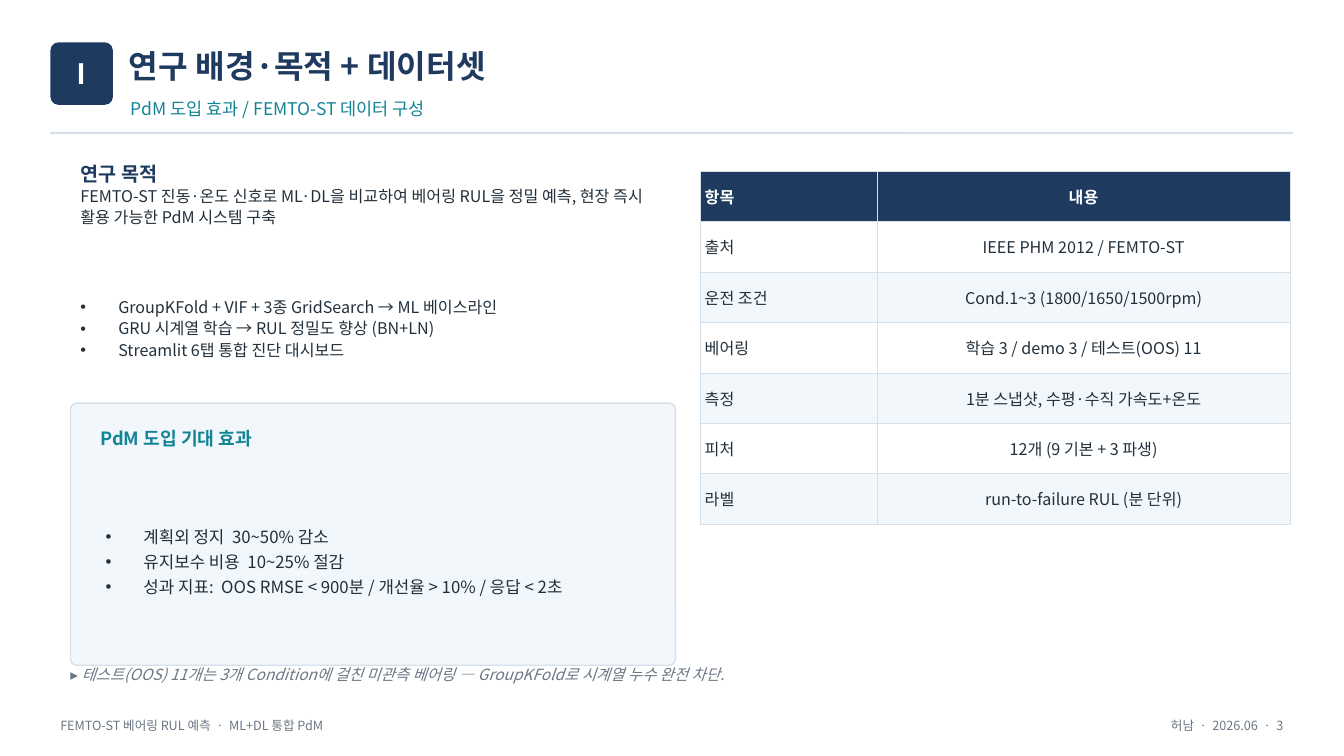
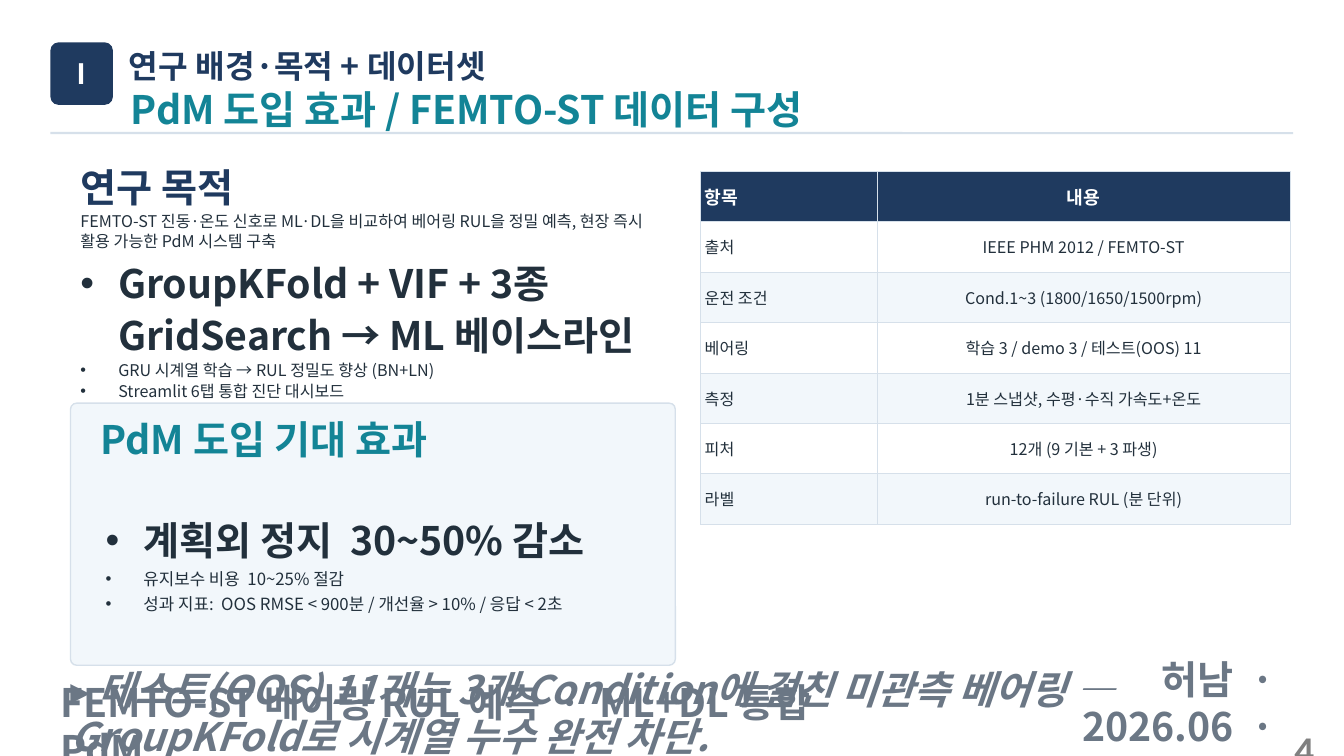
Before and after one commit to vapsnamheo-dev/AISOURCE, a slide deck: slide 4 of Homework/DL_FactoryAutomation/산출물/딥러닝_FEMTO_RUL_발표자료_v2.pptx. Drawn at 1344x756 pixels with LibreOffice and Linux fonts; fonts in the diff are those of the drawing. Boxes give left, top, right and bottom in pixels: in the first picture for what was removed or moved away, otherwise in the second. Text is boxed around its words. In the diff, an @@ line names an element or a change of style, - is before the commit and + after.

```diff
--- a/Homework/DL_FactoryAutomation/산출물/딥러닝_FEMTO_RUL_발표자료_v2.pptx
+++ b/Homework/DL_FactoryAutomation/산출물/딥러닝_FEMTO_RUL_발표자료_v2.pptx
@@ text "PdM 도입 효과 / FEMTO-ST ..." at (131,91,802,134): size 12.5 to 28 pt, bold on @@
@@ text at (80,169,233,206): size 14 to 28 pt in "연구 목적" @@
@@ table at (701,171,1291,512) @@
@@ size 11.5 to 13 pt in "항목", "내용" @@
@@ text at (118,266,634,354): size 11.5 to 28 pt, bold on in "GroupKFold + VIF + 3종 GridSearch → ..." @@
@@ text "PdM 도입 기대 효과" at (101,421,427,458): size 13 to 28 pt @@
@@ text at (143,522,584,559): size 12 to 28 pt, bold on in "계획외 정지 30~50% 감소" @@
@@ text "FEMTO-ST 베어링 RUL 예측 · ..." at (60,677,810,728): size 9 to 28 pt, bold on @@
@@ text "▸ 테스트(OOS) 11개는 3개 Condition에 ..." at (70,662,1066,756): size 11 to 28 pt, bold on @@
@@ text "허남 · 2026.06 · 3" at (1082,661,1233,742): size 9 to 28 pt, bold on @@
@@ text added at (1245,721,1325,749), 28 pt, text #808080, bold @@
+4
```
Also in this commit, not shown: 13 other slides changed, 5 slides added, 1 other file.
